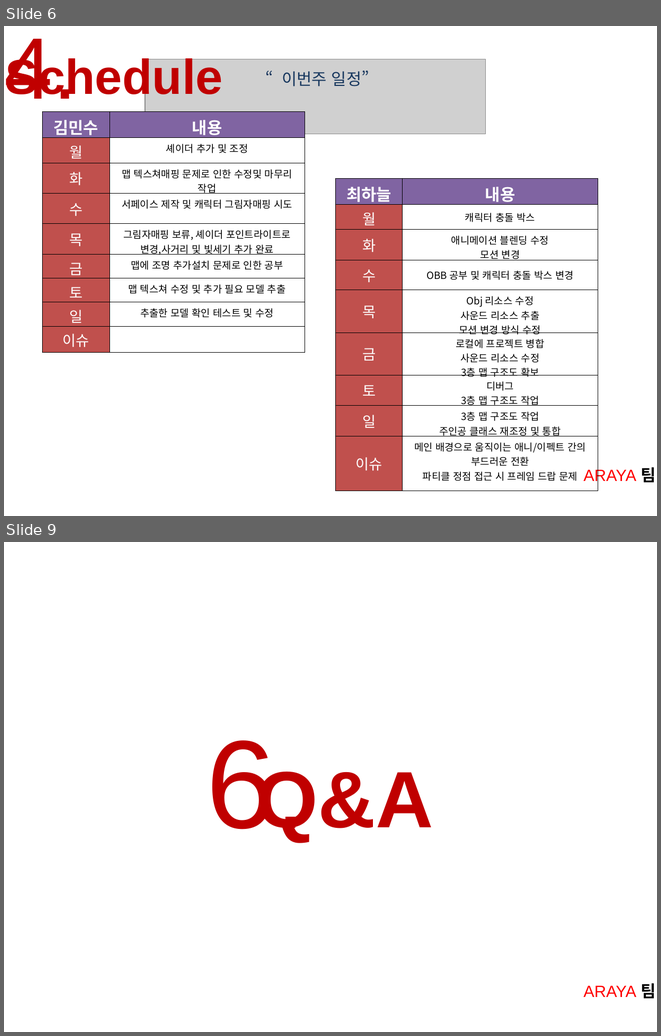
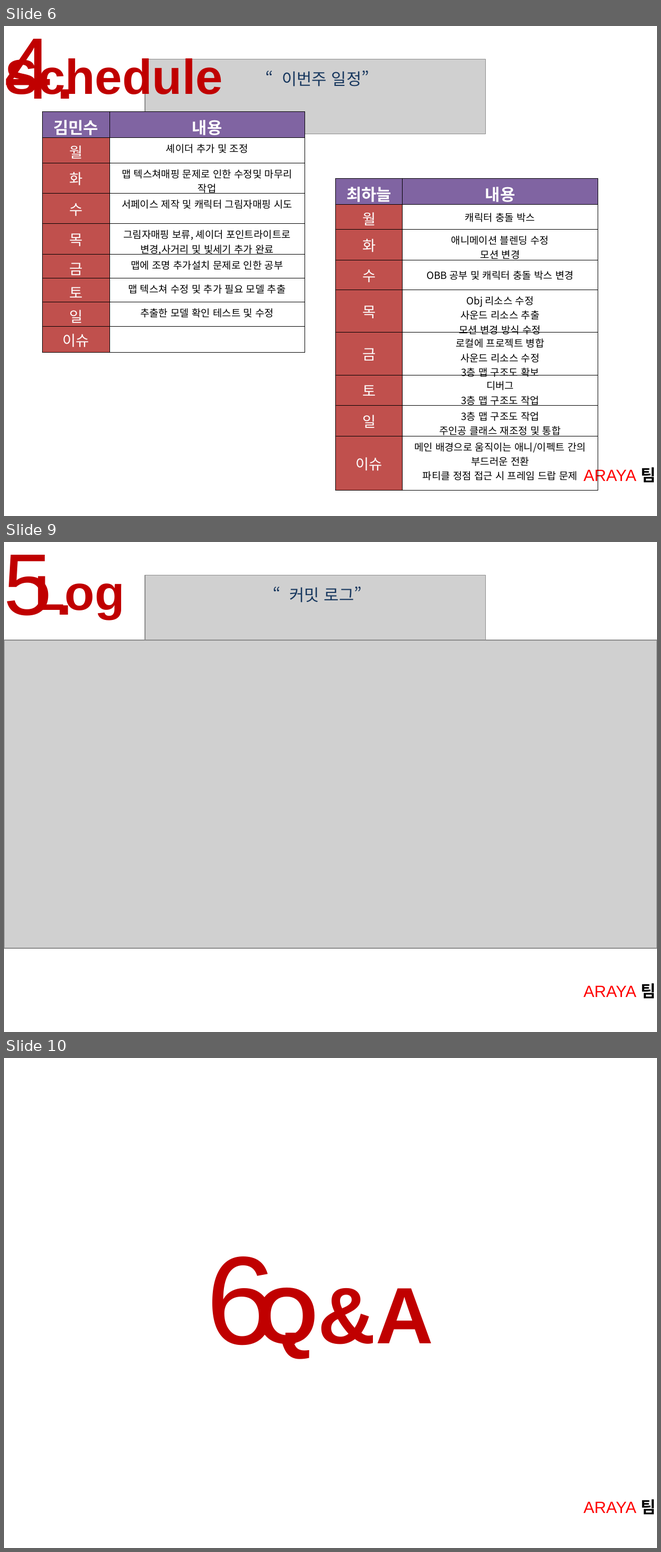
Before and after one commit to alstn191919/Ariya, a slide deck: 포폴발표/2주차/팀 포폴 2주차 중간기획.ppt. Shown one above the other, each under a label of ours: slides 6 and 9 before the commit, slides 6, 9 and 10 after it; the slides between them are not shown. The pictures are 661x1036 and 661x1552 pixels, drawn with LibreOffice and Linux fonts; fonts in the diff are those of the drawing; grey boxes stand for pictures; background and template pictures are left out. Boxes give left, top, right and bottom in pixels: in the first picture for what was removed or moved away, otherwise in the second. Text is boxed around its words. In the diff, an @@ line names an element or a change of style, - is before the commit and + after.

Commit message:
2주차 발표 ppt 커밋로그 수정

```diff
--- a/포폴발표/2주차/팀 포폴 2주차 중간기획.ppt
+++ b/포폴발표/2주차/팀 포폴 2주차 중간기획.ppt
@@ slide 9 added at bbox=[4, 542, 657, 1032], background picture (left out); not listed: 1 template element that a slide beside it also shows @@
@@ text added at bbox=[4, 555, 76, 616], 96 pt, text #C00000 @@
+5.
@@ text added at bbox=[35, 576, 124, 619], 54 pt, text #C00000, bold @@
+Log
@@ picture added at bbox=[145, 575, 485, 651] @@
@@ text added at bbox=[289, 587, 362, 602], 18 pt, text #17375E @@
+“커밋 로그”
@@ picture added at bbox=[4, 640, 657, 948] @@
@@ what was slide 9 is now slide 10 @@
```
Also in this commit, not shown: 1 slide changed.
